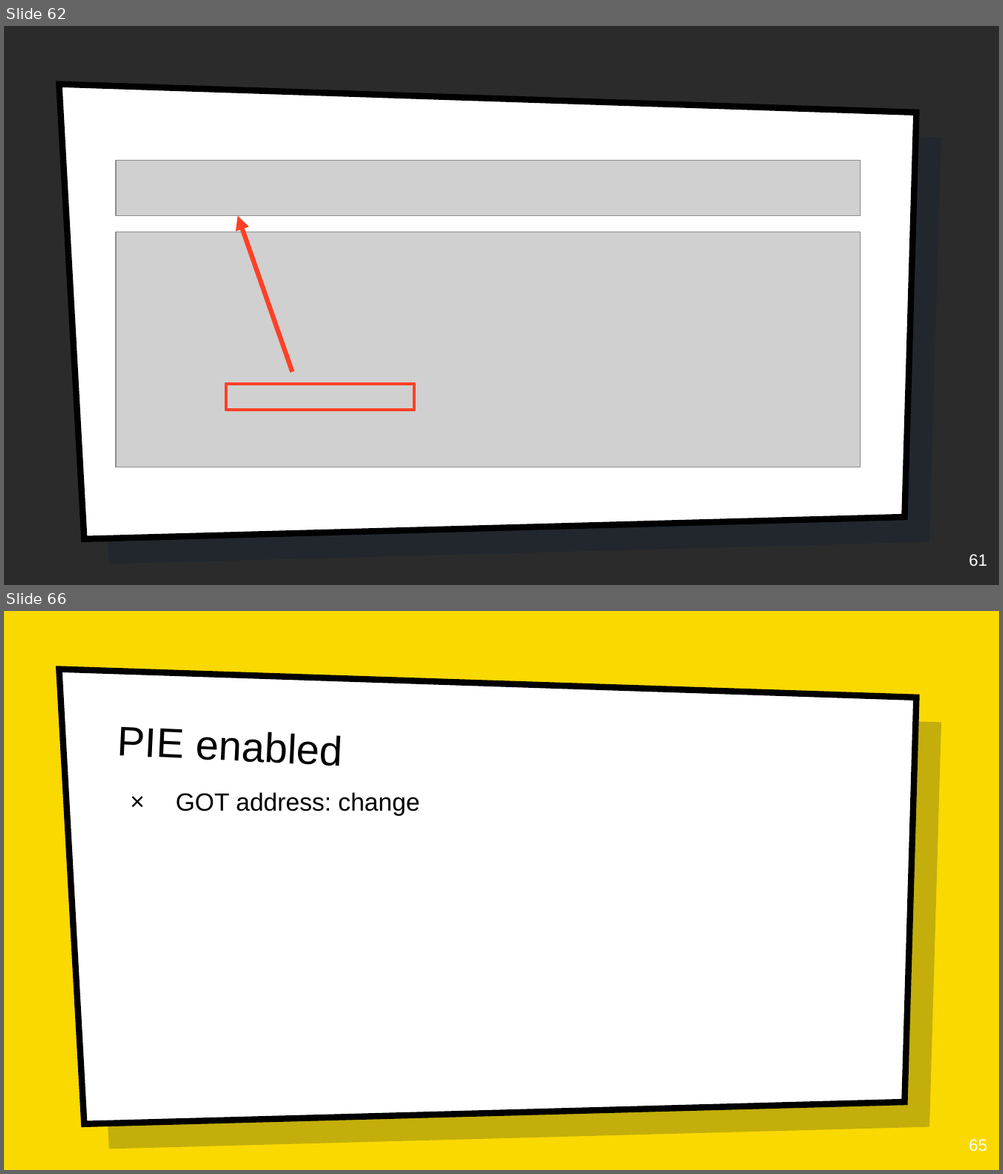
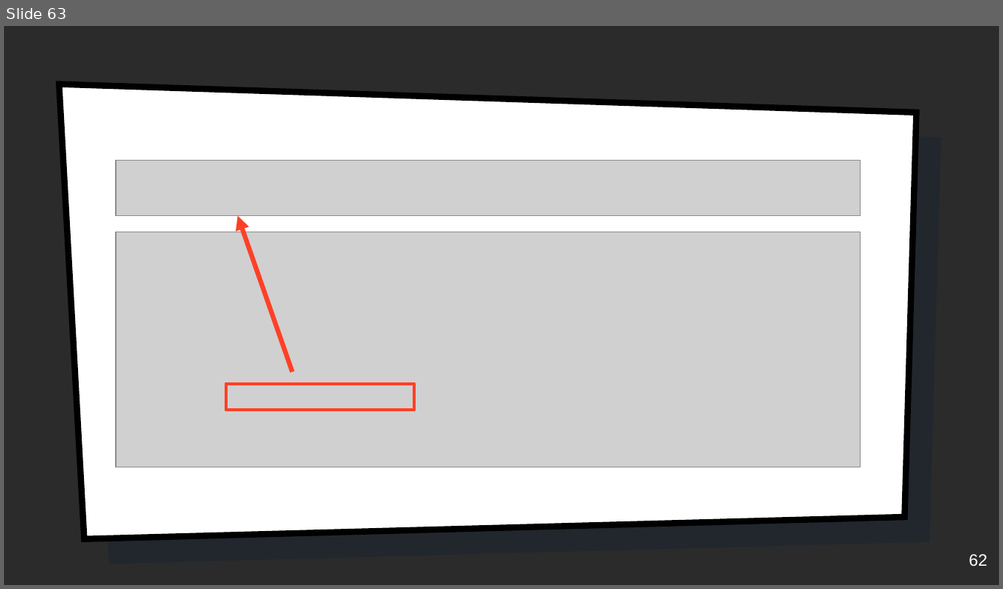
Before and after one commit to tiffanyb/tiffanyb.github.io, a slide deck: courses/cse545/slides/11-heap-4.pptx. Shown one above the other, each under a label of ours: slides 62 and 66 before the commit, slide 63 after it; the slides between them are not shown. The pictures are 1003x1174 and 1003x589 pixels, drawn with LibreOffice and Linux fonts; fonts in the diff are those of the drawing; grey boxes stand for pictures; background and template pictures are left out; a plain dark background stands for a picture behind light text. Boxes give left, top, right and bottom in pixels: in the first picture for what was removed or moved away, otherwise in the second. Text is boxed around its words. In the diff, an @@ line names an element or a change of style, - is before the commit and + after.

```diff
--- a/courses/cse545/slides/11-heap-4.pptx
+++ b/courses/cse545/slides/11-heap-4.pptx
@@ slide 66 removed at box(4, 611, 999, 1170), background picture (left out); not listed: 2 template elements that a slide beside it also shows @@
@@ title removed at box(116, 726, 342, 766) @@
-PIE enabled
@@ text removed at box(176, 792, 419, 816) @@
-× GOT address: change
@@ page number removed at box(968, 1139, 987, 1152) @@
-65
@@ what was slide 62 is now slide 63 @@
@@ page number at box(968, 554, 987, 566): text changed @@
-61
+62
```
Also in this commit, not shown: 2 slides changed, 20 slides added, 1 other slide removed, 23 other files.
